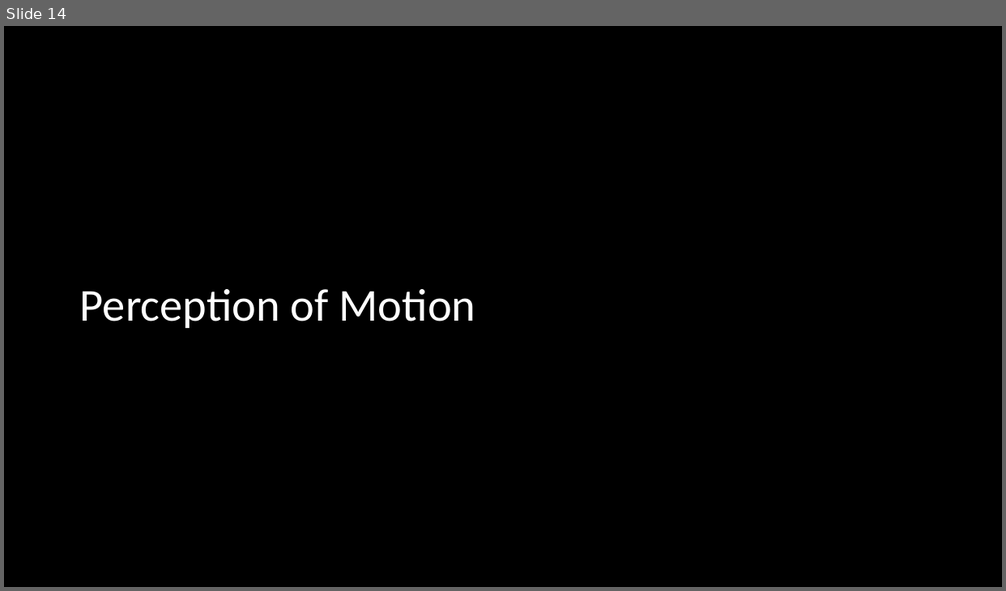
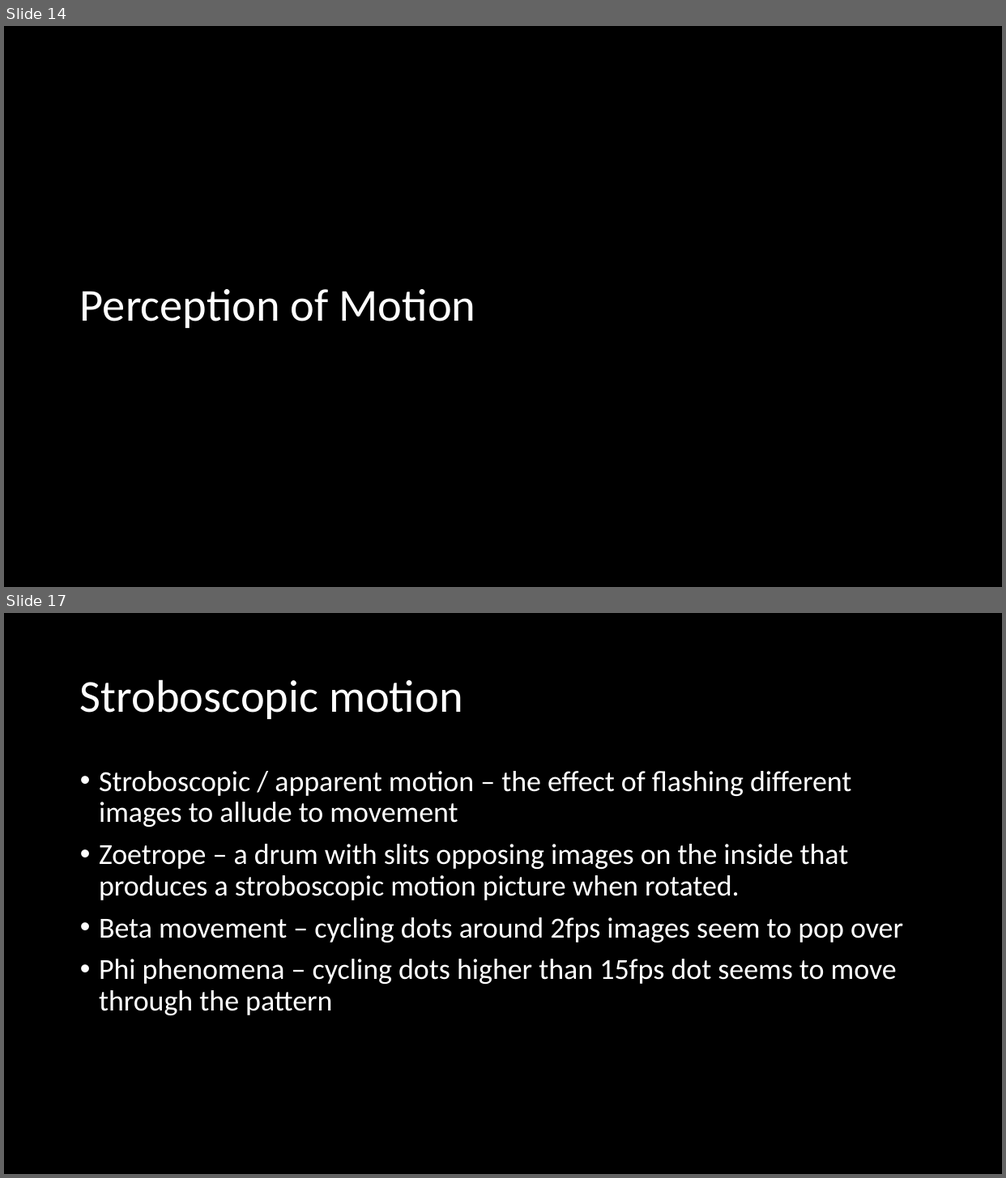
Before and after one commit to haelmic3/Graphics2, a slide deck: slides/Chapter 6.pptx. Shown one above the other, each under a label of ours: slide 14 before the commit, slides 14 and 17 after it; the slides between them are not shown. The pictures are 1006x591 and 1006x1178 pixels, drawn with LibreOffice and Linux fonts; fonts in the diff are those of the drawing. Boxes give left, top, right and bottom in pixels: in the first picture for what was removed or moved away, otherwise in the second. Text is boxed around its words. In the diff, an @@ line names an element or a change of style, - is before the commit and + after.

```diff
--- a/slides/Chapter 6.pptx
+++ b/slides/Chapter 6.pptx
@@ slide 17 added at box(4, 613, 1002, 1174), background #FFFFFF @@
@@ title added at box(80, 679, 463, 719), 44 pt, text #000000 @@
+Stroboscopic motion
@@ text added at box(99, 771, 903, 1016), 28 pt, text #000000 @@
+• Stroboscopic / apparent motion – the effect of flashing different images to allude to movement
+• Zoetrope – a drum with slits opposing images on the inside that produces a stroboscopic motion picture when rotated.
+• Beta movement – cycling dots around 2fps images seem to pop over
+• Phi phenomena – cycling dots higher than 15fps dot seems to move through the pattern
```
Also in this commit, not shown: 14 other slides changed, 10 other slides added, 3 other files.
